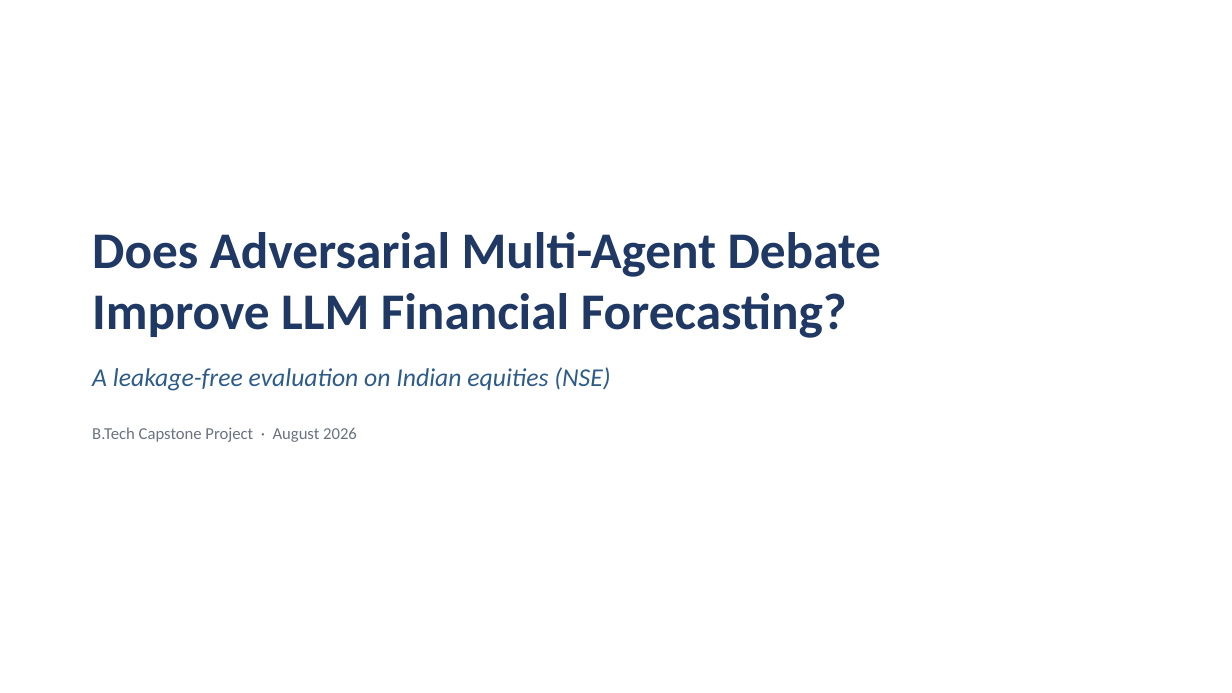
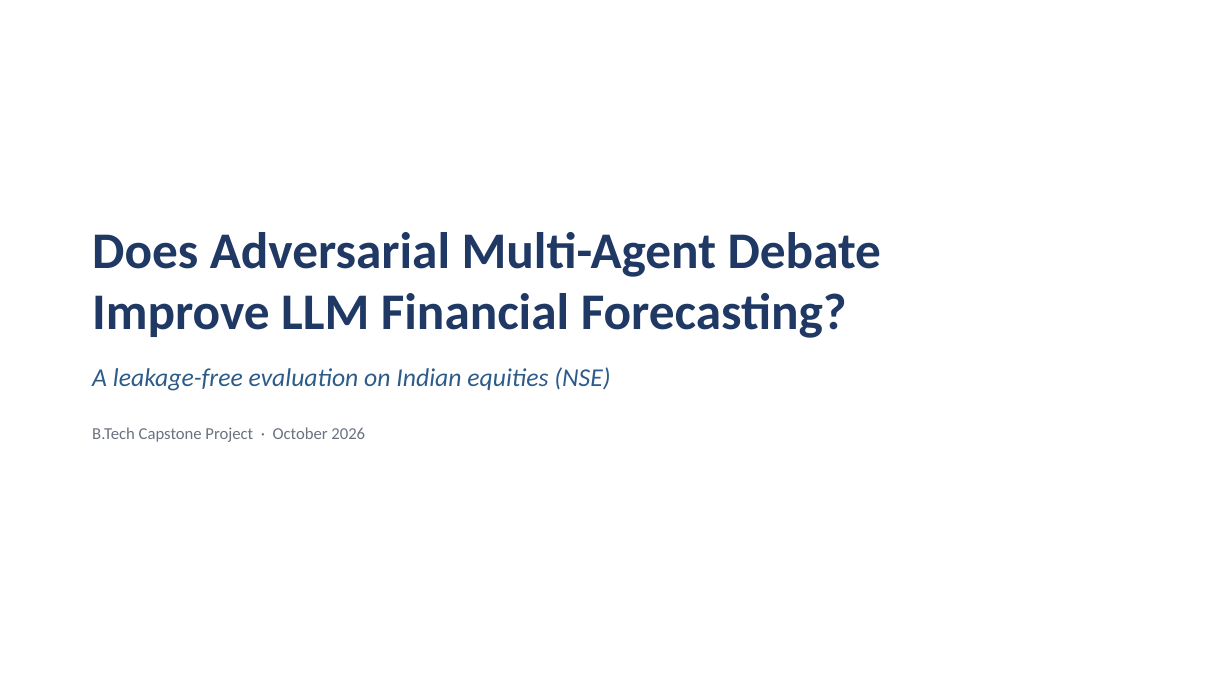
Before and after one commit to shobhitranjan2005/multi-agent-financial-forecasting, a slide deck: slide 1 of docs/BTP_Defence_Slides.pptx. Drawn at 1232x693 pixels with LibreOffice and Linux fonts; fonts in the diff are those of the drawing. Boxes give left, top, right and bottom in pixels: in the first picture for what was removed or moved away, otherwise in the second. Text is boxed around its words. In the diff, an @@ line names an element or a change of style, - is before the commit and + after.

```diff
--- a/docs/BTP_Defence_Slides.pptx
+++ b/docs/BTP_Defence_Slides.pptx
@@ text at box(92, 427, 365, 442): text changed @@
-B.Tech Capstone Project · August 2026
+B.Tech Capstone Project · October 2026
```
Also in this commit, not shown: 3 other slides changed, 3 slides added, 2 slides removed, 24 other files.
